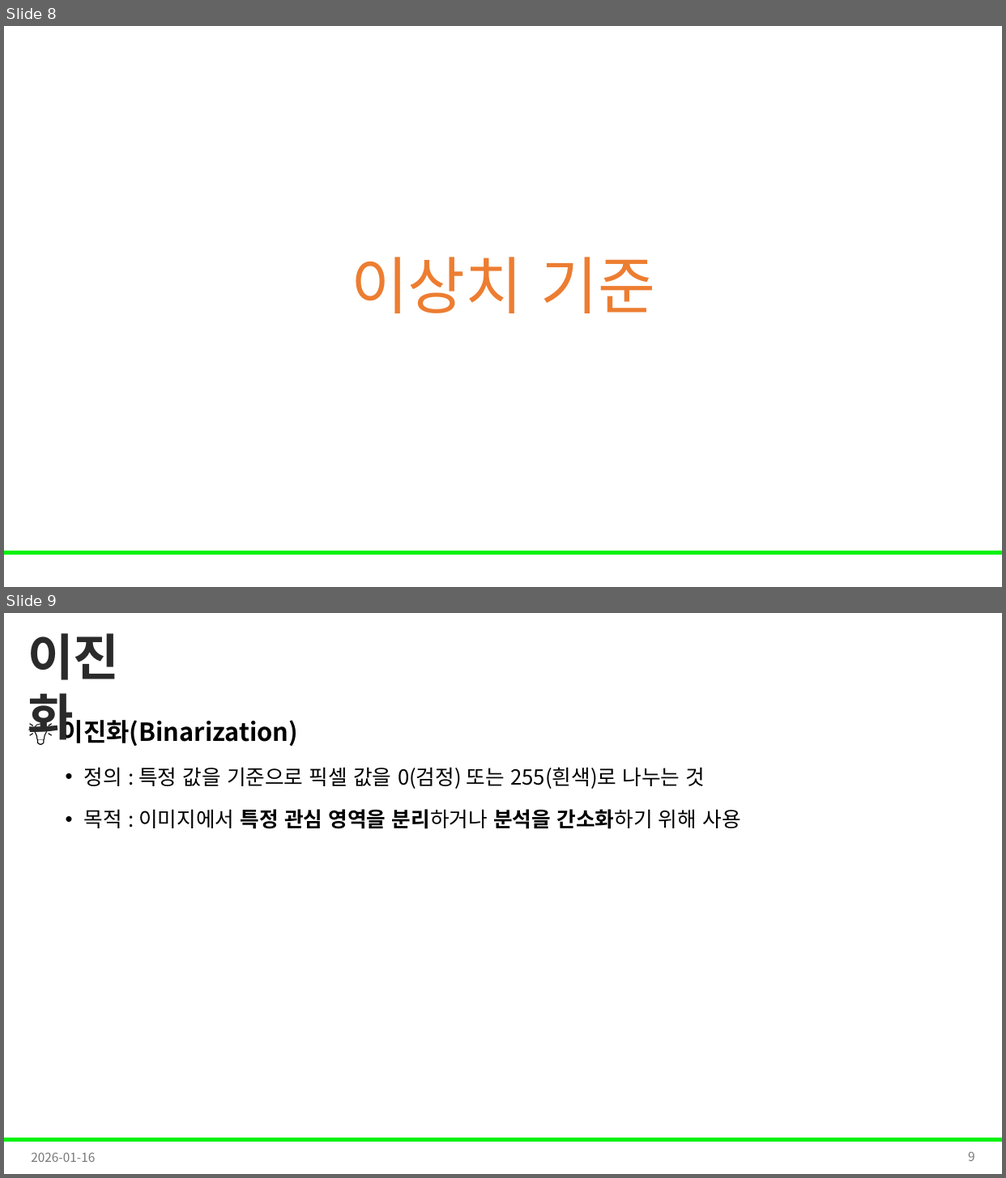
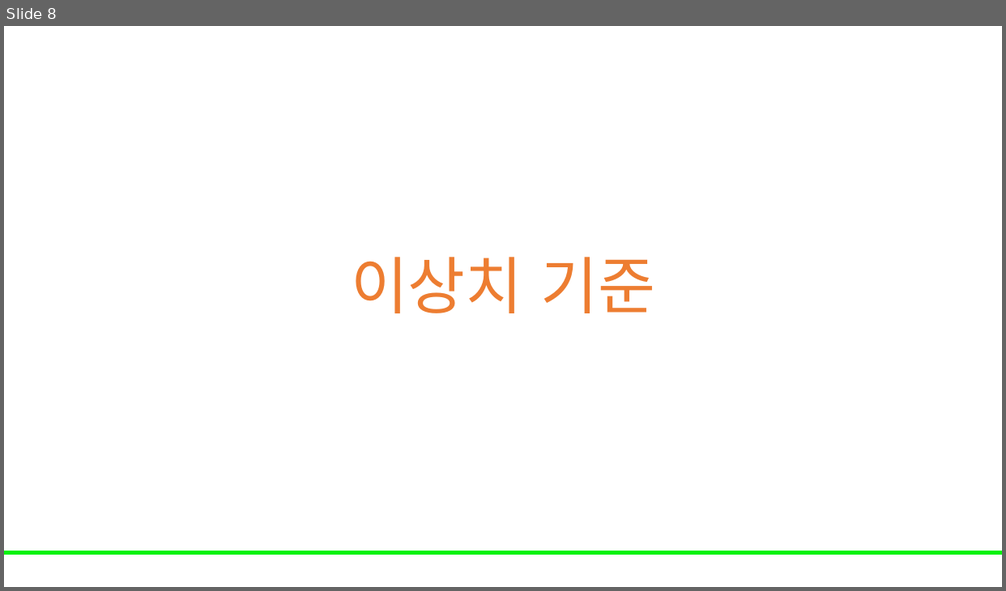
Before and after one commit to Leader-Lesson/KDT_RE_5th, a slide deck: material/5_AI/04_데이터 전처리와 EDA 기초.pptx. Shown one above the other, each under a label of ours: slides 8 and 9 before the commit, slide 8 after it. The pictures are 1006x1178 and 1006x591 pixels, drawn with LibreOffice and Linux fonts; fonts in the diff are those of the drawing; background and template pictures are left out. Boxes give left, top, right and bottom in pixels: in the first picture for what was removed or moved away, otherwise in the second. Text is boxed around its words. In the diff, an @@ line names an element or a change of style, - is before the commit and + after.

```diff
--- a/material/5_AI/04_데이터 전처리와 EDA 기초.pptx
+++ b/material/5_AI/04_데이터 전처리와 EDA 기초.pptx
@@ slide 9 removed at [4,613,1002,1174], background #FFFFFF; not listed: 1 template element that a slide beside it also shows @@
@@ text removed at [27,633,119,745] @@
-이진화
@@ text removed at [61,716,740,829] @@
-💡 이진화(Binarization)
-  • 정의 : 특정 값을 기준으로 픽셀 값을 0(검정) 또는 255(흰색)로 나누는 것
-  • 목적 : 이미지에서 특정 관심 영역을 분리하거나 분석을 간소화하기 위해 사용
@@ text removed at [31,1152,95,1162] @@
-2026-01-16
@@ page number removed at [968,1152,975,1161] @@
-9
```
Also in this commit, not shown: 3 slides changed, 1 slide added.
